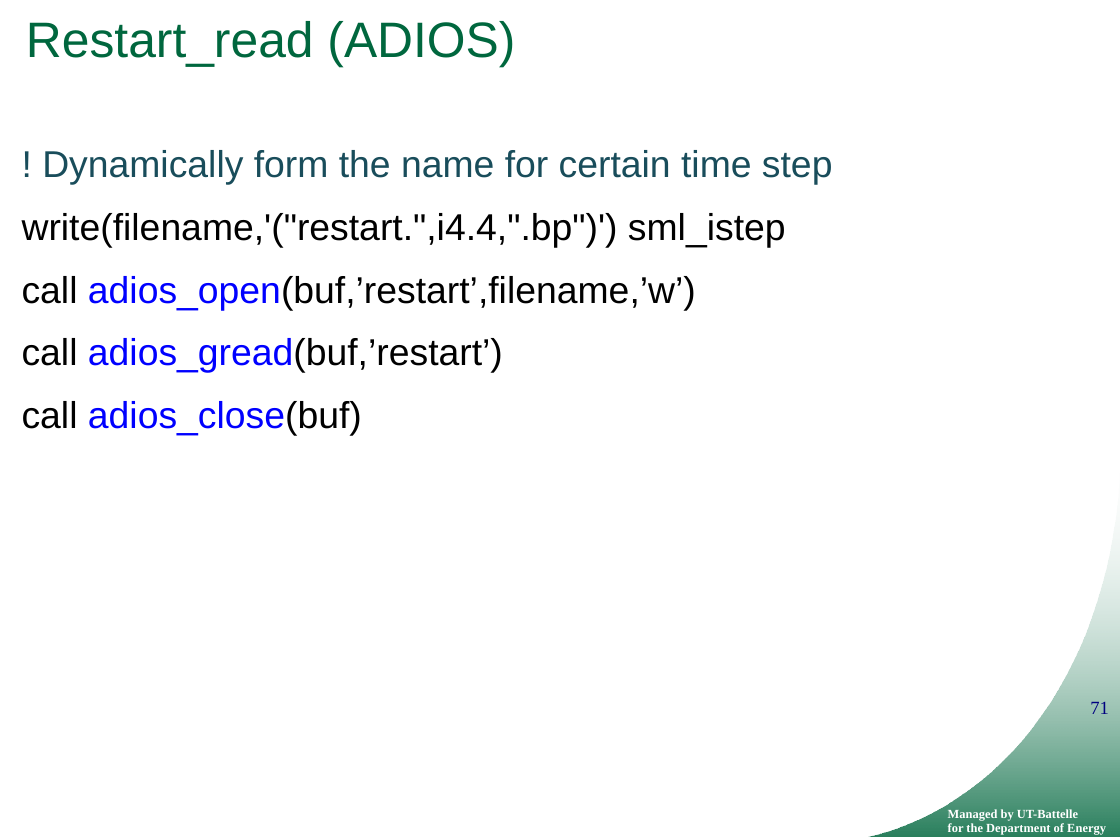
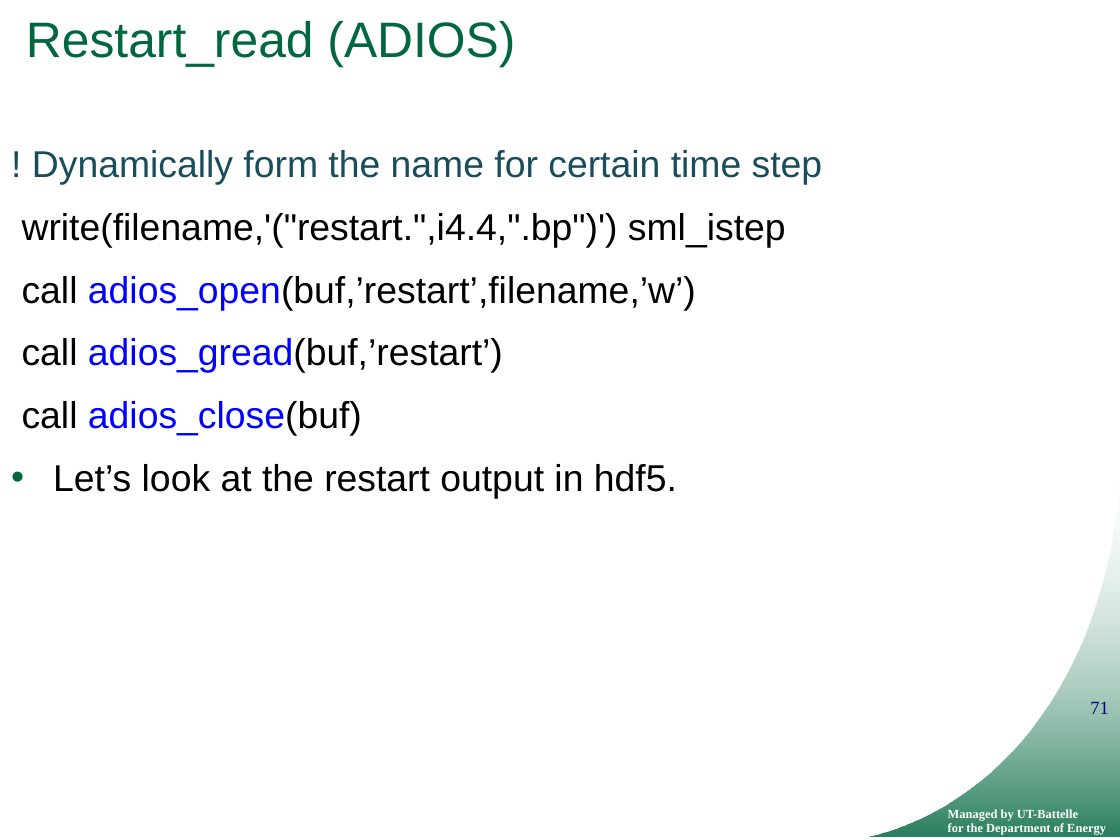
Before and after one commit to ornladios/ADIOS, a slide deck: slide 71 of tutorial/adios_api_scidac_tutorial.pptx. Drawn at 1120x840 pixels with LibreOffice and Linux fonts; fonts in the diff are those of the drawing; background and template pictures are left out. Boxes give left, top, right and bottom in pixels: in the first picture for what was removed or moved away, otherwise in the second. Text is boxed around its words. In the diff, an @@ line names an element or a change of style, - is before the commit and + after.

```diff
--- a/tutorial/adios_api_scidac_tutorial.pptx
+++ b/tutorial/adios_api_scidac_tutorial.pptx
@@ text at [53,464,677,499]: paragraph added @@
+• Let’s look at the restart output in hdf5.
```
Also in this commit, not shown: 22 other slides changed, 2 slides added, 14 slides removed.
